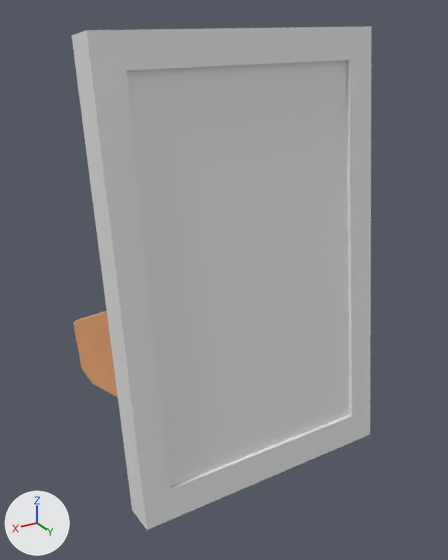
The FBX model Assets/Environment/World/Static/Door/Door_1.fbx: old version first, new version second.
The view is the same before and after, from a camera (50 mm lens) standing at (1.74, 2.58, 1.25) and looking at (-0.01, -0.34, -0.21). The lights are fixed; the arrows at lower left show +X, +Y and +Z. Vertices at the same position are counted once.
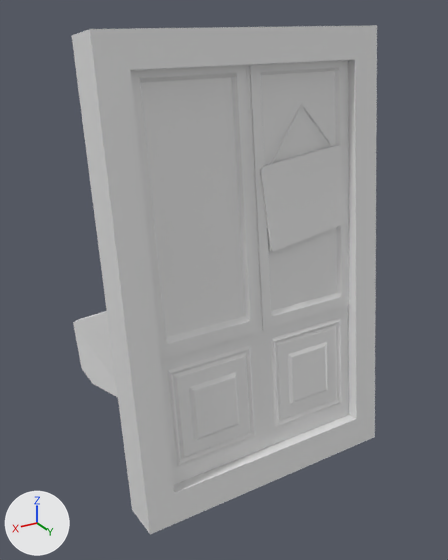
Location of each change, [x1, y1, x2, y2] in pixels of the pictures (448 x 560 px):
'Cube', recoloured, reshaped (orange to white)
    before: [72, 26, 371, 530]
    after: [72, 25, 377, 534]
'Cube.001', reshaped, moved, turned
    before: [127, 65, 266, 486]
    after: [131, 65, 266, 485]
'Cube.002', reshaped, moved, turned
    both: [246, 60, 349, 448]
part 1 of me_cube_003, added
    after: [260, 104, 348, 251]
part 2 of me_cube_003, built on
    both: [246, 60, 349, 448]

The change in detail:
Material 'Orange' (mat_orange) changes colour from orange #e7a672 to white #e7e7e7; in linear values from (0.8, 0.381, 0.168) to (0.8, 0.8, 0.8).
me_cube_002 is used by ob_cube_001; parent ob_cube; location (0.661, 0.0764, -0.0205).
me_cube_002 had 8 vertices, 6 faces and spanned x -0.62..0.0, y -0.03..0.0, z -1.04..1.04.
me_cube_002 now has 606 vertices, 620 faces and spans x -0.62..0.0, y -0.03..0.03, z -1.05..1.04.
me_cube_002 part 3: 4 vertices removed from x -0.62..0.0, y -0.03..0.0, z -1.04; 602 vertices added at x -0.62..0.0, y -0.03..0.03, z -1.05..1.04.
me_cube_001 is used by ob_cube; location (0.0, 0.0, 0.0); rotation (0.128, 0.0, 0.0), in degrees (7.3, 0, 0).
me_cube_001 had 110 vertices, 102 faces and spanned x -0.74..0.82, y -1.31..0.1, z -1.25..1.19.
me_cube_001 now has 124 vertices, 102 faces and spans x -0.74..0.82, y -1.31..0.14, z -1.25..1.19.
Part 4, on me_cube_001:
1 face is deleted.
20 vertices in x -0.74..0.82, y 0.1, z -1.25..1.19 move by (0.0, 0.04, 0.0).
me_cube_003 is used by ob_cube_002; parent ob_cube; location (-0.589, 0.0764, -0.0205).
me_cube_003 had 8 vertices, 6 faces and spanned x 0.0..0.63, y -0.03..0.0, z -1.04..1.04.
me_cube_003 now has 744 vertices, 754 faces and spans x 0.0..0.63, y -0.03..0.02, z -1.05..1.04.
me_cube_003 part 1: a new loose piece of 110 vertices spanning x 0.02..0.59, y -0.02..0.02, z 0.1..0.83, in mat_material (its picture is missing).
me_cube_003 part 2: 4 vertices removed from x 0.0..0.63, y -0.03..0.0, z -1.04; 630 vertices added at x 0.0..0.63, y -0.03..0.02, z -1.05..1.04.
In object 'Cube.001' (ob_cube_001), parent is no longer ob_cube.
Object 'Cube.001' (ob_cube_001) moves from (0.661, 0.0764, -0.0205) to (0.661, 0.0775, -0.00383).
Object 'Cube.001' (ob_cube_001) turns from (0, 0, 0) to (7.1, 0, 0) degrees about x, y and z.
In object 'Cube.002' (ob_cube_002), parent is no longer ob_cube.
Object 'Cube.002' (ob_cube_002) moves from (-0.589, 0.0764, -0.0205) to (-0.589, 0.0775, -0.00383).
Object 'Cube.002' (ob_cube_002) turns from (0, 0, 0) to (7.1, 0, 0) degrees about x, y and z.
